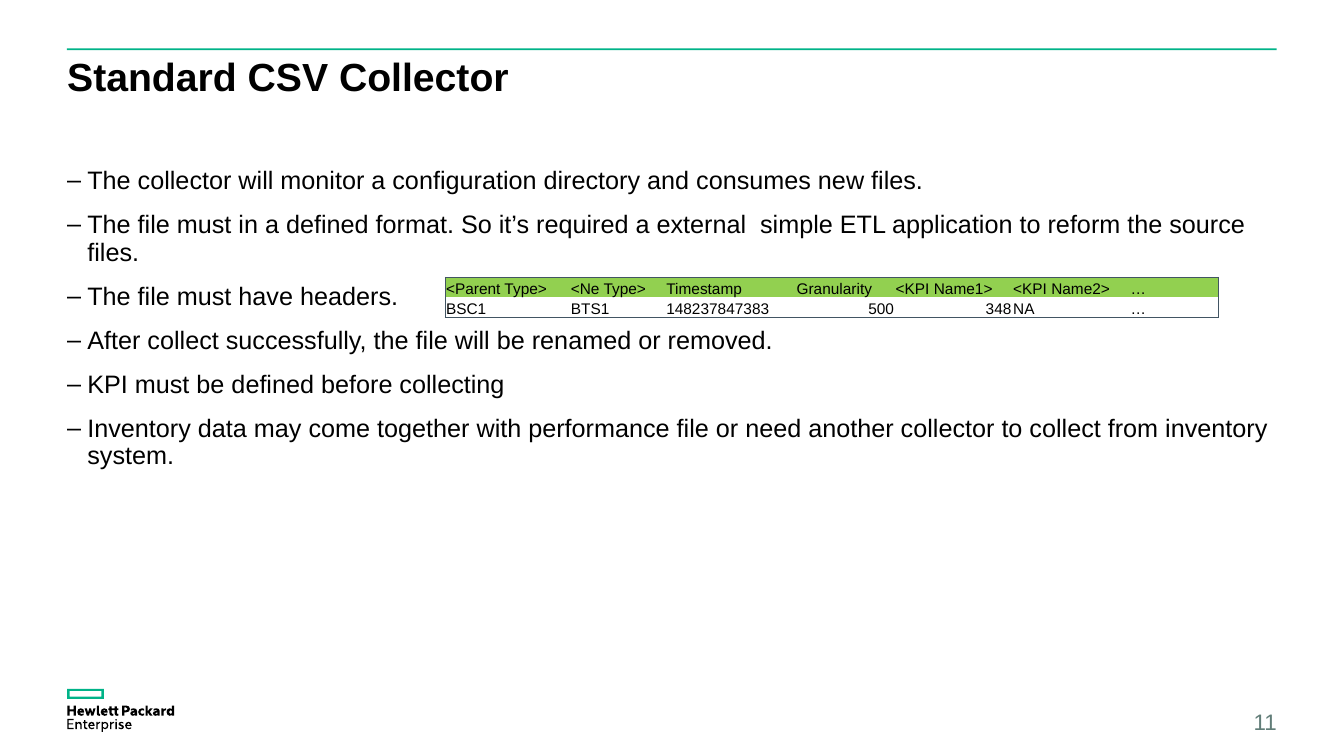
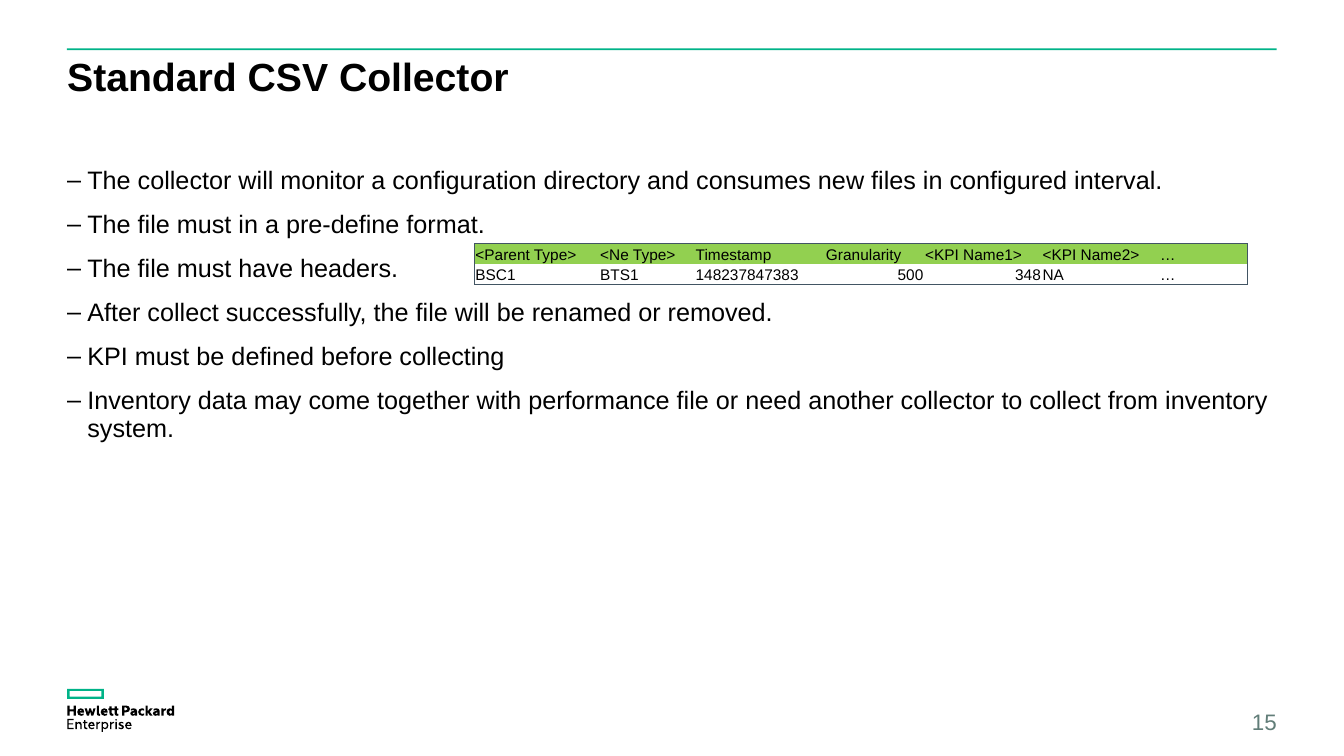
Before and after one commit to yzgang76/MPM, a slide deck: slide 15 of doc/OSSP V2.pptx (slide 11 before the commit). Drawn at 1344x756 pixels with LibreOffice and Linux fonts; fonts in the diff are those of the drawing. Boxes give left, top, right and bottom in pixels: in the first picture for what was removed or moved away, otherwise in the second. Text is boxed around its words. In the diff, an @@ line names an element or a change of style, - is before the commit and + after.

```diff
--- a/doc/OSSP V2.pptx
+++ b/doc/OSSP V2.pptx
@@ text at <box>87,170,1162,239</box>: text changed @@
-– The collector will monitor a configuration directory and consumes new files.
-– The file must in a defined format. So it’s required a external simple ETL application to reform the source files.
+– The collector will monitor a configuration directory and consumes new files in configured interval.
+– The file must in a pre-define format.
@@ table: place and size @@
-table at <box>446,277,1219,318</box>
+table at <box>475,244,1248,284</box>
@@ page number at <box>1252,714,1277,730</box>: text changed @@
-11
+15
```
Also in this commit, not shown: 4 other slides changed, 6 slides added.
